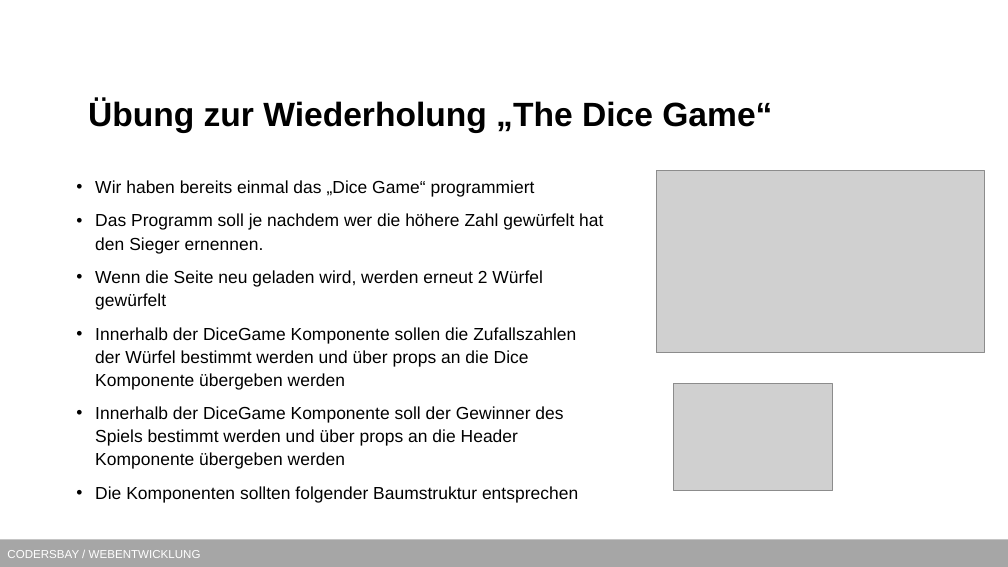
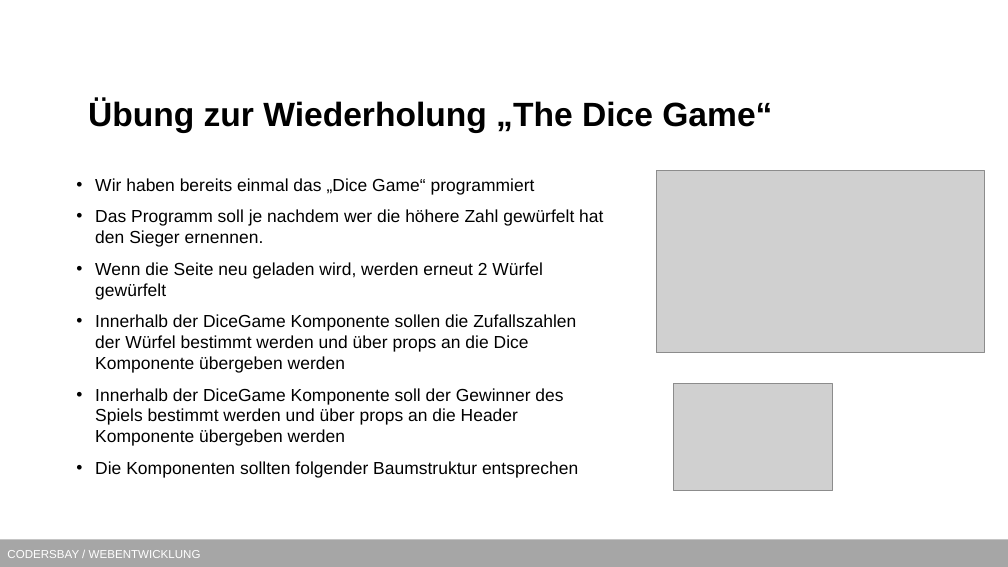
Before and after one commit to kodo89/Webentwicklung_23_24, a slide deck: slide 22 of 9. React/React.pptx (slide 21 before the commit). Drawn at 1008x567 pixels with LibreOffice and Linux fonts; fonts in the diff are those of the drawing; grey boxes stand for pictures; background and template pictures are left out. Boxes give left, top, right and bottom in pixels: in the first picture for what was removed or moved away, otherwise in the second. Text is boxed around its words. In the diff, an @@ line names an element or a change of style, - is before the commit and + after.

```diff
--- a/9. React/React.pptx
+++ b/9. React/React.pptx
@@ text "Wir haben bereits einmal das ..." at <box>95,178,603,478</box>: line spacing 1.1 to 1 @@
```
Also in this commit, not shown: 2 other slides changed, 1 slide added.
